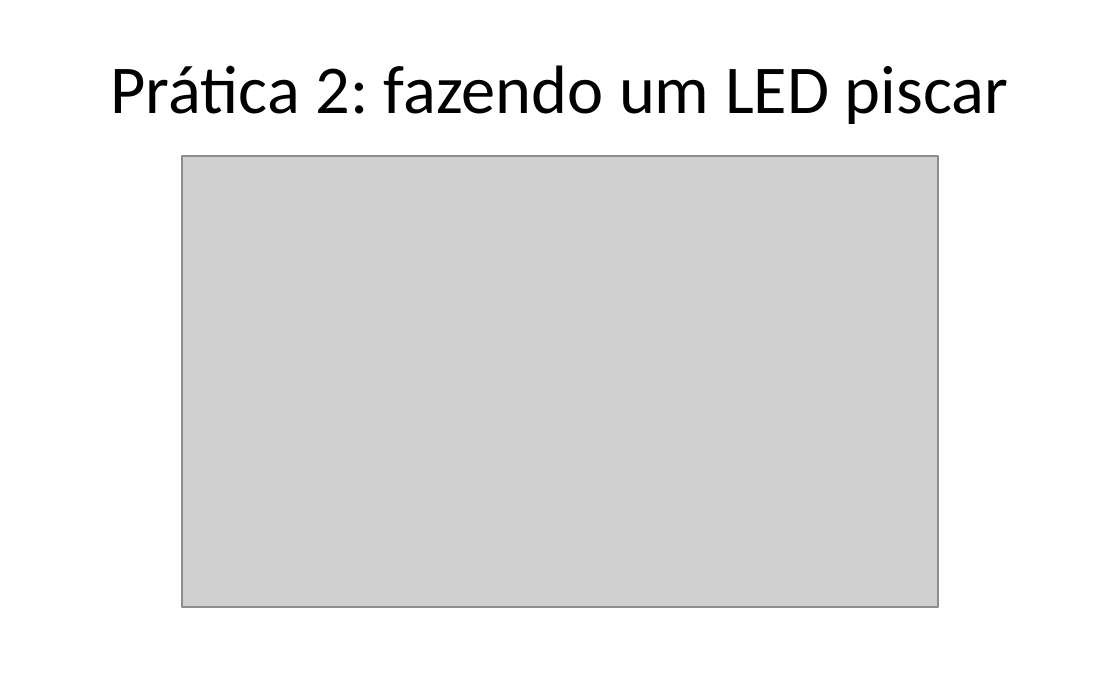
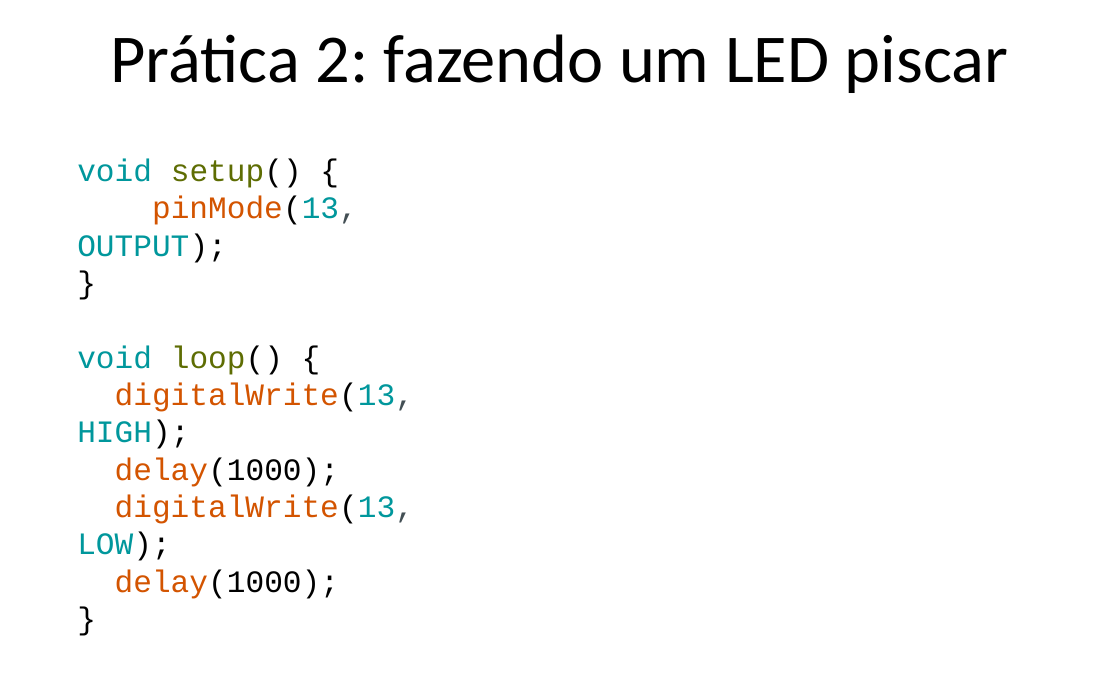
Before and after one commit to Gabrielgps25/Voluntariado-Arduino-Alpha, a slide deck: slide 12 of apresentacaoDeApoioArduinoIVoluntarios.pptx. Drawn at 1120x700 pixels with LibreOffice and Linux fonts; fonts in the diff are those of the drawing; grey boxes stand for pictures. Boxes give left, top, right and bottom in pixels: in the first picture for what was removed or moved away, otherwise in the second. Text is boxed around its words. In the diff, an @@ line names an element or a change of style, - is before the commit and + after.

```diff
--- a/apresentacaoDeApoioArduinoIVoluntarios.pptx
+++ b/apresentacaoDeApoioArduinoIVoluntarios.pptx
@@ title "Prática 2: fazendo um LED ...": place and size @@
-title "Prática 2: fazendo um LED ..." at bbox=[111, 65, 1008, 124]
+title "Prática 2: fazendo um LED ..." at bbox=[111, 34, 1008, 93]
@@ text added at bbox=[77, 158, 414, 599], 20 pt, text #D35400 @@
+void setup() {
+pinMode(13, OUTPUT);
+}
+void loop() {
+digitalWrite(13, HIGH);
+delay(1000);
+digitalWrite(13, LOW);
+delay(1000);
+}
@@ picture removed at bbox=[181, 156, 937, 607] @@
```
Also in this commit, not shown: 19 other slides changed, 2 slides added, 1 slide removed, 2 other files.
